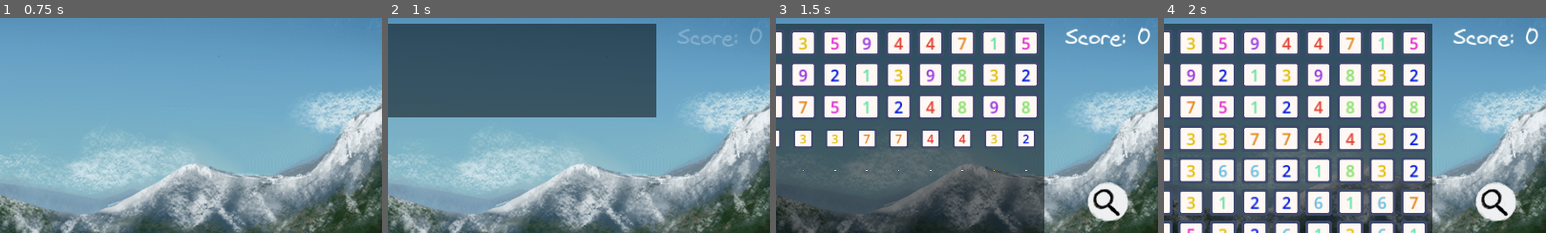
Above: before the commit, frames 1-4 (left to right).
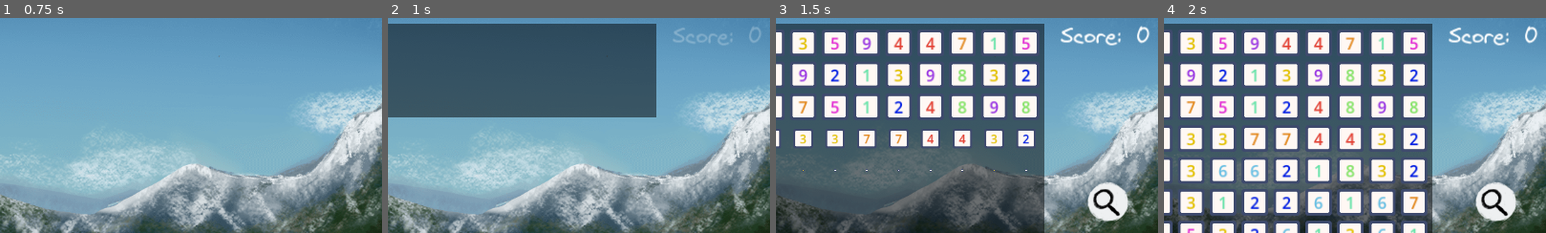
Above: after the commit, the same moments.

Repository: Yngwarr/tens
Game: Godot game, scene res://scenes/MainMenu.tscn
Two runs of this game, one before a commit and one after it. Both use one fixed random seed, a clock stepped at 60 frames per second and the inputs below.
Inputs (mouse positions are % of the whole screen's width and height, from its top left):
- Up to frame 1 (0.75 s): click "Start" at 0.5 s
- Up to frame 2 (1 s): no input
- Up to frame 3 (1.5 s): click (91, 49) at 1.25 s
- Up to frame 4 (2 s): no input
The pictures show only the part of the screen within x 48-98%, y 6-56%; the shares and areas given below are measured in that part.

Frame 1 is identical in both runs. In frame 2, 0.4% of the frame differs, in the area x 74-98%, y 4-14%; in frame 3, 0.8%, in the area x 74-98%, y 3-14%; in frame 4, 0.8%.

Commit message:
game over sequence, but only a half of it

Diff:
--- a/scenes/Game.tscn
+++ b/scenes/Game.tscn
@@ -68,26 +68,107 @@
 tracks/2/type = "value"
 tracks/2/imported = false
 tracks/2/enabled = true
-tracks/2/path = NodePath("HUD/ScoreLabel:modulate")
+tracks/2/path = NodePath("HUD/Sum:position")
 tracks/2/interp = 1
 tracks/2/loop_wrap = true
 tracks/2/keys = {
 "times": PackedFloat32Array(0),
 "transitions": PackedFloat32Array(1),
 "update": 0,
-"values": [Color(1, 1, 1, 1)]
+"values": [Vector2(0, 603)]
 }
 tracks/3/type = "value"
 tracks/3/imported = false
 tracks/3/enabled = true
-tracks/3/path = NodePath("HUD/Sum:position")
+tracks/3/path = NodePath("Background/ColorRect:size")
 tracks/3/interp = 1
 tracks/3/loop_wrap = true
 tracks/3/keys = {
 "times": PackedFloat32Array(0),
 "transitions": PackedFloat32Array(1),
 "update": 0,
-"values": [Vector2(0, 603)]
+"values": [Vector2(775, 543)]
+}
+tracks/4/type = "value"
+tracks/4/imported = false
+tracks/4/enabled = true
+tracks/4/path = NodePath("Background/ColorRect:position")
+tracks/4/interp = 1
+tracks/4/loop_wrap = true
+tracks/4/keys = {
+"times": PackedFloat32Array(0),
+"transitions": PackedFloat32Array(1),
+"update": 0,
+"values": [Vector2(183, 49)]
+}
+tracks/5/type = "value"
+tracks/5/imported = false
+tracks/5/enabled = true
+tracks/5/path = NodePath("HUD/ScoreContainer:modulate")
+tracks/5/interp = 1
+tracks/5/loop_wrap = true
+tracks/5/keys = {
+"times": PackedFloat32Array(0),
+"transitions": PackedFloat32Array(1),
+"update": 0,
+"values": [Color(1, 1, 1, 0)]
+}
+
+[sub_resource type="Animation" id="Animation_6obku"]
+resource_name = "game_over"
+length = 1.5
+tracks/0/type = "method"
+tracks/0/imported = false
+tracks/0/enabled = true
+tracks/0/path = NodePath("Grid")
+tracks/0/interp = 1
+tracks/0/loop_wrap = true
+tracks/0/keys = {
+"times": PackedFloat32Array(0, 0.5),
+"transitions": PackedFloat32Array(1, 1),
+"values": [{
+"args": [],
+"method": &"duck"
+}, {
+"args": [],
+"method": &"fall_apart"
+}]
+}
+tracks/1/type = "value"
+tracks/1/imported = false
+tracks/1/enabled = true
+tracks/1/path = NodePath("Background/ColorRect:size")
+tracks/1/interp = 2
+tracks/1/loop_wrap = true
+tracks/1/keys = {
+"times": PackedFloat32Array(0.5, 1),
+"transitions": PackedFloat32Array(1, 1),
+"update": 0,
+"values": [Vector2(775, 543), Vector2(775, 0)]
+}
+tracks/2/type = "value"
+tracks/2/imported = false
+tracks/2/enabled = true
+tracks/2/path = NodePath("Background/ColorRect:position")
+tracks/2/interp = 2
+tracks/2/loop_wrap = true
+tracks/2/keys = {
+"times": PackedFloat32Array(0.5, 1),
+"transitions": PackedFloat32Array(1, 1),
+"update": 0,
+"values": [Vector2(183, 49), Vector2(183, 592)]
+}
+tracks/3/type = "value"
+tracks/3/imported = false
+tracks/3/enabled = true
+tracks/3/path = NodePath("HUD/Hint:position")
+tracks/3/interp = 1
+tracks/3/loop_wrap = true
+tracks/3/keys = {
+"times": PackedFloat32Array(0, 0.5),
+"transitions": PackedFloat32Array(1, 1),
+"update": 0,
+"values": [Vector2(1022, 286), Vector2(2000, 286)]
 }
 
 [sub_resource type="Animation" id="Animation_kp7j3"]
@@ -120,34 +201,22 @@
 tracks/2/type = "value"
 tracks/2/imported = false
 tracks/2/enabled = true
-tracks/2/path = NodePath("HUD/ScoreLabel:modulate")
+tracks/2/path = NodePath("HUD/Sum:position")
 tracks/2/interp = 2
 tracks/2/loop_wrap = true
 tracks/2/keys = {
 "times": PackedFloat32Array(0, 0.3),
 "transitions": PackedFloat32Array(1, 1),
 "update": 0,
-"values": [Color(1, 1, 1, 0), Color(1, 1, 1, 1)]
-}
-tracks/3/type = "value"
+"values": [Vector2(0, 1000), Vector2(0, 603)]
+}
+tracks/3/type = "method"
 tracks/3/imported = false
 tracks/3/enabled = true
-tracks/3/path = NodePath("HUD/Sum:position")
-tracks/3/interp = 2
+tracks/3/path = NodePath("Grid")
+tracks/3/interp = 1
 tracks/3/loop_wrap = true
 tracks/3/keys = {
-"times": PackedFloat32Array(0, 0.3),
-"transitions": PackedFloat32Array(1, 1),
-"update": 0,
-"values": [Vector2(0, 1000), Vector2(0, 603)]
-}
-tracks/4/type = "method"
-tracks/4/imported = false
-tracks/4/enabled = true
-tracks/4/path = NodePath("Grid")
-tracks/4/interp = 1
-tracks/4/loop_wrap = true
-tracks/4/keys = {
 "times": PackedFloat32Array(0.3),
 "transitions": PackedFloat32Array(1),
 "values": [{
@@ -155,10 +224,23 @@
 "method": &"appear"
 }]
 }
+tracks/4/type = "value"
+tracks/4/imported = false
+tracks/4/enabled = true
+tracks/4/path = NodePath("HUD/ScoreContainer:modulate")
+tracks/4/interp = 2
+tracks/4/loop_wrap = true
+tracks/4/keys = {
+"times": PackedFloat32Array(0, 0.3),
+"transitions": PackedFloat32Array(1, 1),
+"update": 0,
+"values": [Color(1, 1, 1, 0), Color(1, 1, 1, 1)]
+}
 
 [sub_resource type="AnimationLibrary" id="AnimationLibrary_lb3xy"]
 _data = {
 "RESET": SubResource("Animation_xhhx8"),
+"game_over": SubResource("Animation_6obku"),
 "start": SubResource("Animation_kp7j3")
 }
 
@@ -172,10 +254,10 @@
 grid = NodePath("Grid")
 solver = NodePath("Solver")
 sum_label = NodePath("HUD/Sum")
-score_label = NodePath("HUD/ScoreLabel")
+score_label = NodePath("HUD/ScoreContainer/Score")
 hint_button = NodePath("HUD/Hint")
 anim = NodePath("AnimationPlayer")
-protection_layer = NodePath("FrontLayer/ProtectionLayer")
+protection_layer = NodePath("ProtectionLayer")
 
 [node name="Background" parent="." instance=ExtResource("2_cmwjy")]
 
@@ -212,23 +294,40 @@
 text = "0"
 horizontal_alignment = 1
 
-[node name="ScoreLabel" type="Label" parent="HUD"]
+[node name="ScoreContainer" type="HBoxContainer" parent="HUD"]
+modulate = Color(1, 1, 1, 0)
 anchors_preset = 1
 anchor_left = 1.0
 anchor_right = 1.0
-offset_left = -194.0
-offset_top = 50.0
-offset_bottom = 95.0
+offset_left = -170.0
+offset_top = 48.0
+offset_right = -15.0
+offset_bottom = 89.0
 grow_horizontal = 0
+
+[node name="ScoreLabel" type="Label" parent="HUD/ScoreContainer"]
+layout_mode = 2
+size_flags_horizontal = 3
 theme_override_fonts/font = ExtResource("7_vbbfo")
 theme_override_font_sizes/font_size = 32
-text = "Score: 0"
+text = "Score:"
+horizontal_alignment = 1
+
+[node name="Score" type="Label" parent="HUD/ScoreContainer"]
+layout_mode = 2
+size_flags_horizontal = 3
+theme_override_fonts/font = ExtResource("7_vbbfo")
+theme_override_font_sizes/font_size = 32
+text = "0"
 horizontal_alignment = 1
 
 [node name="FrontLayer" type="CanvasLayer" parent="."]
 layer = 2
 
-[node name="ProtectionLayer" type="ColorRect" parent="FrontLayer"]
+[node name="ProtectionLayer" type="CanvasLayer" parent="."]
+layer = 3
+
+[node name="ProtectionLayer" type="ColorRect" parent="ProtectionLayer"]
 anchors_preset = 15
 anchor_right = 1.0
 anchor_bottom = 1.0
@@ -236,10 +335,11 @@
 grow_vertical = 2
 mouse_force_pass_scroll_events = false
 color = Color(1, 1, 1, 0)
+metadata/_edit_lock_ = true
 
 [node name="PauseMenu" type="CanvasLayer" parent="." node_paths=PackedStringArray("resume_button", "options_menu")]
 process_mode = 2
-layer = 3
+layer = 4
 visible = false
 script = ExtResource("2_xdcds")
 resume_button = NodePath("Container/MenuMargin/Menu/Resume")
@@ -328,7 +428,7 @@
 cancel_button_text = "No"
 
 [node name="GameOverScreen" type="CanvasLayer" parent="."]
-layer = 4
+layer = 5
 visible = false
 
 [node name="BackgroundBlur" type="TextureRect" parent="GameOverScreen"]
--- a/src/Game.gd
+++ b/src/Game.gd
@@ -19,7 +19,7 @@
 @export var score_label: Label
 @export var hint_button: BaseButton
 @export var anim: AnimationPlayer
-@export var protection_layer: Control
+@export var protection_layer: CanvasLayer
 
 var score: int = 0
 
@@ -46,7 +46,7 @@
 
 func update_score(value: int) -> void:
 	score = value
-	score_label.text = "Score: %s" % score
+	score_label.text = str(score)
 
 func on_grabbed() -> void:
 	highlight.toggle(true)
@@ -69,7 +69,11 @@
 	hint.appear(solver.next_hint)
 
 func finish() -> void:
-	game_over_screen.show()
+	protection_layer.show()
+	anim.play(&"game_over")
+	# game_over_screen.show()
 
 func on_grid_appeared() -> void:
-	protection_layer.queue_free()
+	protection_layer.hide()
+	# TODO remove
+	# finish()
--- a/src/Grid.gd
+++ b/src/Grid.gd
@@ -129,3 +129,11 @@
 func finish_appearing() -> void:
     appear_timer.stop()
     fully_appeared.emit()
+
+func duck() -> void:
+    for c in get_children():
+        c.bounce()
+
+func fall_apart() -> void:
+    for c in get_children():
+        c.remove()
--- a/src/Number.gd
+++ b/src/Number.gd
@@ -67,6 +67,9 @@
 	moved_to.emit(self)
 
 func remove() -> void:
+	if value == 0:
+		return
+
 	var pos := view.global_position
 	remove_child(view)
 	front_layer.add_child(view)
Not shown: 1 places in scenes/Game.tscn that only renumber resources
